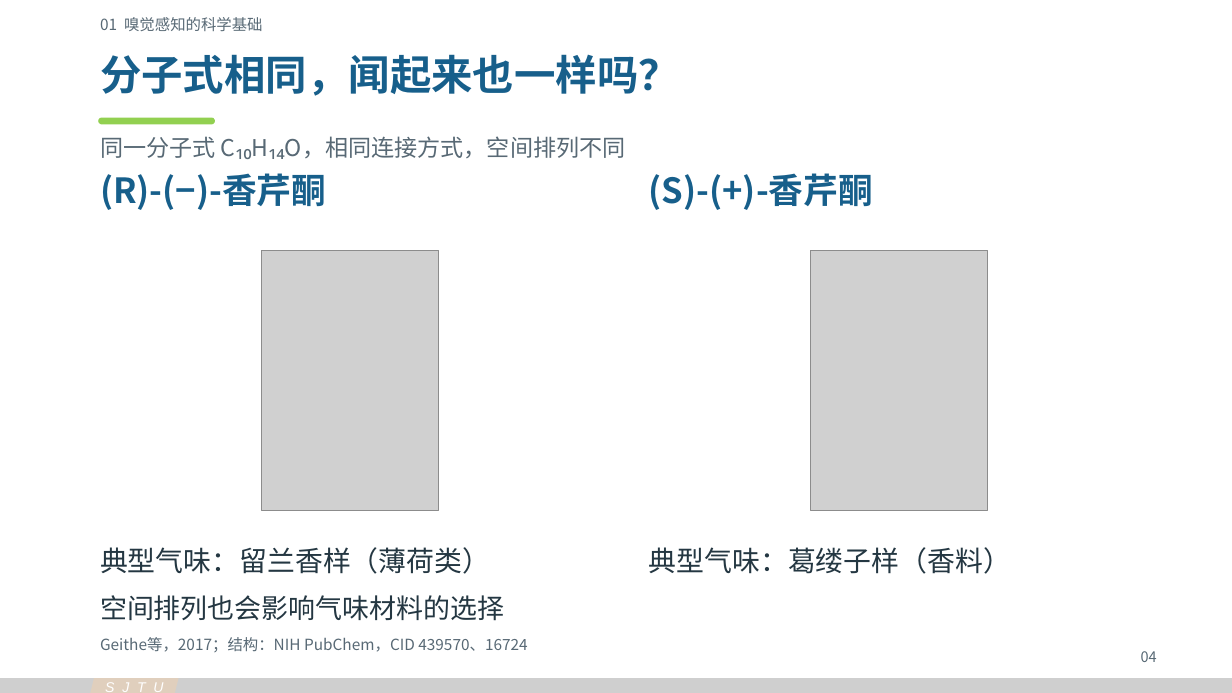
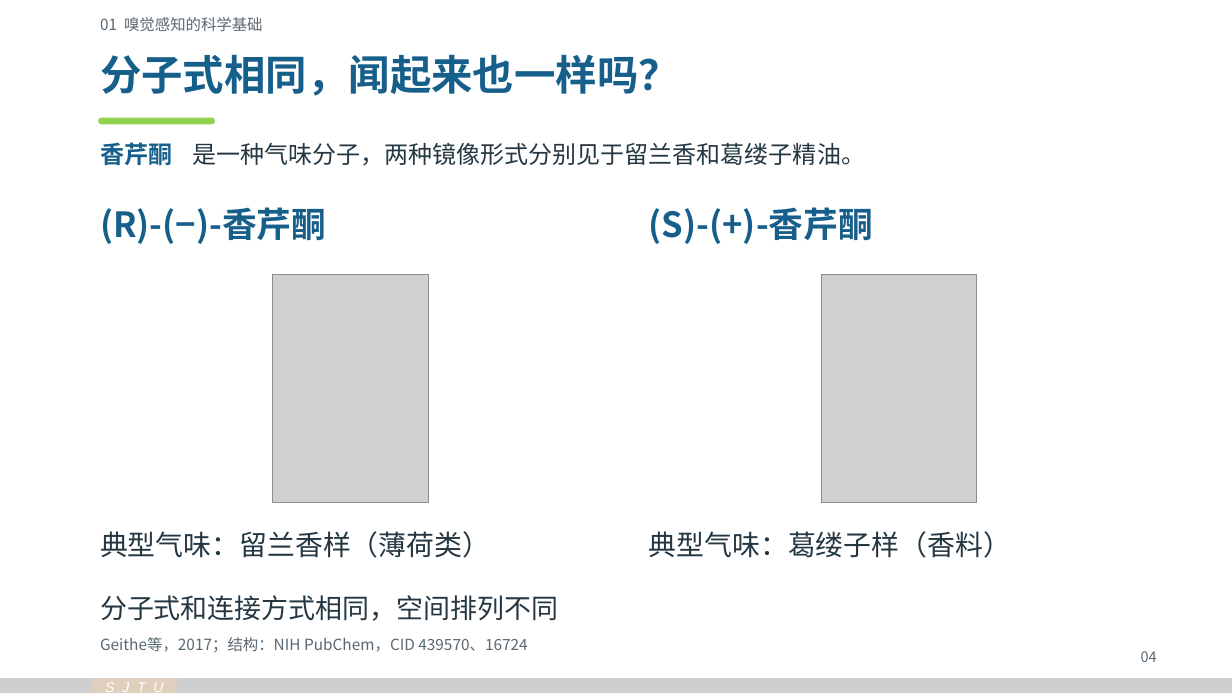
Before and after one commit to Cyh29hao/sjtu-olfaction-vr-2026, a slide deck: slide 2 of release/v3/group-01-science.pptx. Drawn at 1232x693 pixels with LibreOffice and Linux fonts; fonts in the diff are those of the drawing; grey boxes stand for pictures. Boxes give left, top, right and bottom in pixels: in the first picture for what was removed or moved away, otherwise in the second. Text is boxed around its words. In the diff, an @@ line names an element or a change of style, - is before the commit and + after.

```diff
--- a/release/v3/group-01-science.pptx
+++ b/release/v3/group-01-science.pptx
@@ text at (100,142,172,165): text changed; size 27 to 18.8 pt @@
-(R)-(−)-香芹酮
+香芹酮
@@ text added at (193,142,866,166), 18.8 pt, text #243742 @@
+是一种气味分子，两种镜像形式分别见于留兰香和葛缕子精油。
@@ text added at (100,207,326,244), 27 pt, text #175F8B, bold @@
+(R)-(−)-香芹酮
@@ text "(S)-(+)-香芹酮": place and size @@
-text "(S)-(+)-香芹酮" at (649,173,873,210)
+text "(S)-(+)-香芹酮" at (649,207,873,244)
@@ picture: place and size @@
-picture at (262,250,439,510)
+picture at (273,274,429,503)
@@ picture: place and size @@
-picture at (811,250,988,510)
+picture at (822,274,978,503)
@@ text "典型气味：留兰香样（薄荷类）": place and size @@
-text "典型气味：留兰香样（薄荷类）" at (100,547,490,574)
+text "典型气味：留兰香样（薄荷类）" at (100,531,490,558)
@@ text "典型气味：葛缕子样（香料）": place and size @@
-text "典型气味：葛缕子样（香料）" at (649,547,1011,574)
+text "典型气味：葛缕子样（香料）" at (649,531,1011,558)
@@ text at (100,595,558,621): text changed; size 18 to 21 pt; text colour #586975 to #243742 @@
-同一分子式 C₁₀H₁₄O，相同连接方式，空间排列不同
+分子式和连接方式相同，空间排列不同
@@ text removed at (100,595,504,621) @@
-空间排列也会影响气味材料的选择
```
Also in this commit, not shown: 2 other slides changed, 48 other files.
